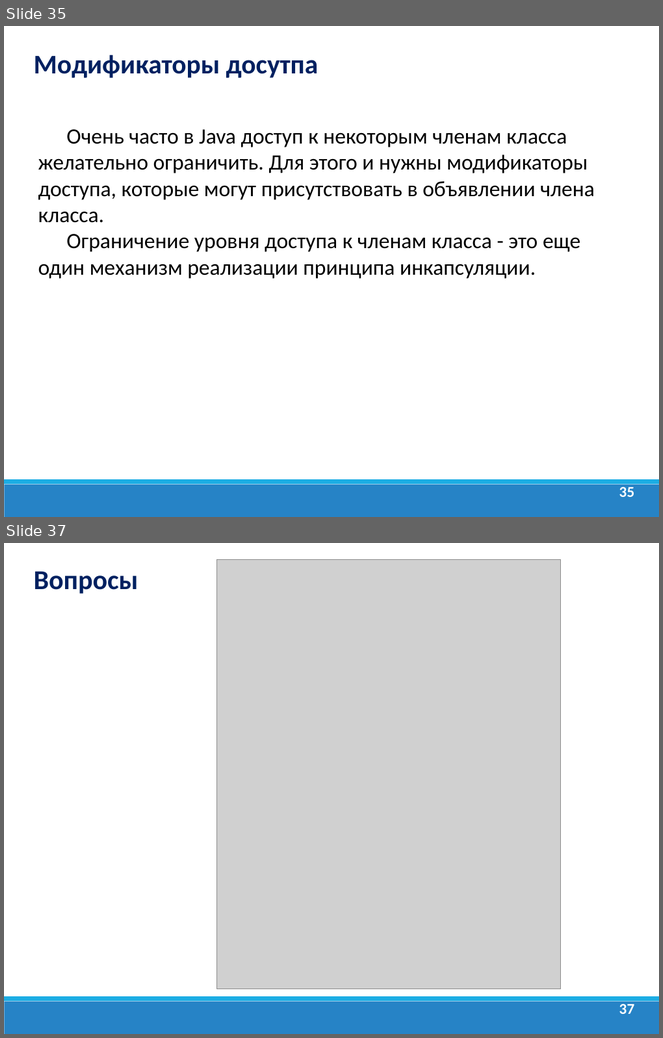
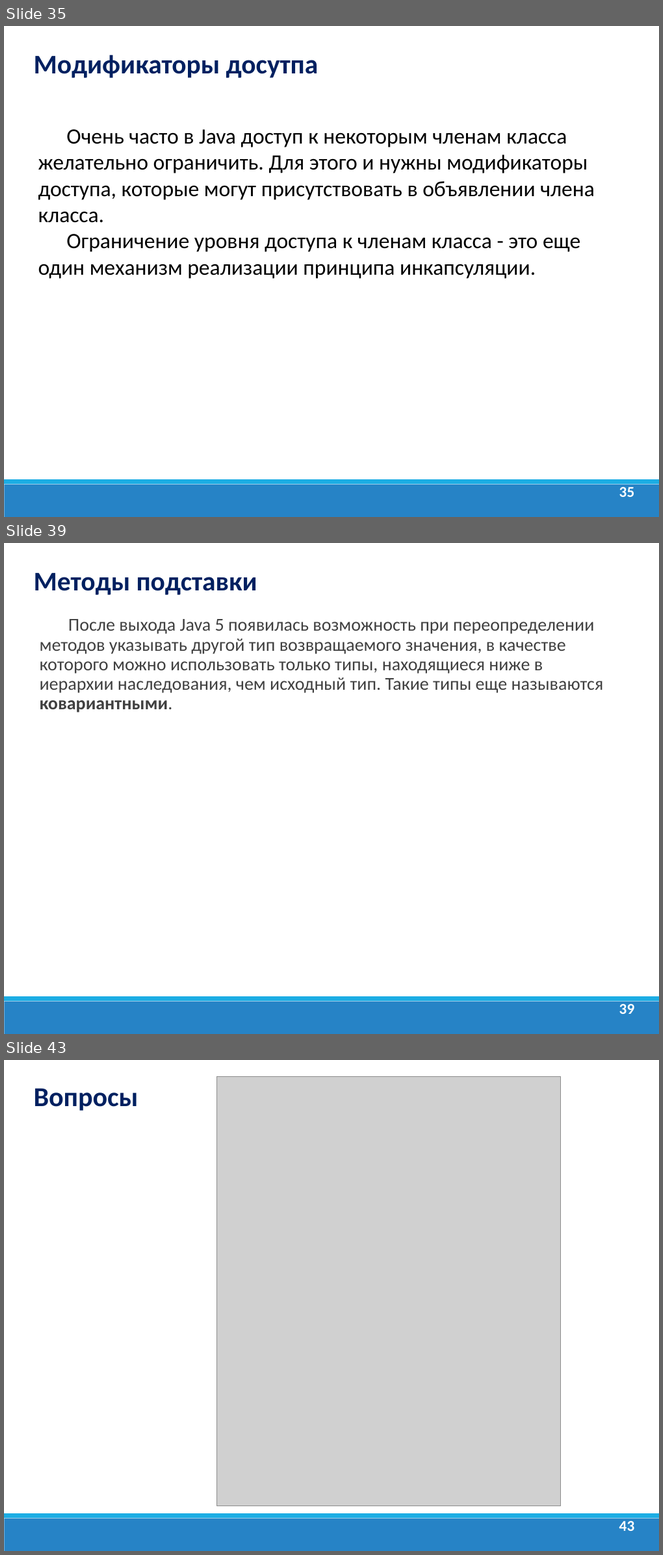
Before and after one commit to dmitry-academy/academy_5220, a slide deck: academy5220/resources/presentations/Java Lection 7. ООП.ppt. Shown one above the other, each under a label of ours: slides 35 and 37 before the commit, slides 35, 39 and 43 after it; the slides between them are not shown. The pictures are 663x1038 and 663x1555 pixels, drawn with LibreOffice and Linux fonts; fonts in the diff are those of the drawing; grey boxes stand for pictures; background and template pictures are left out. Boxes give left, top, right and bottom in pixels: in the first picture for what was removed or moved away, otherwise in the second. Text is boxed around its words. In the diff, an @@ line names an element or a change of style, - is before the commit and + after.

```diff
--- a/academy5220/resources/presentations/Java Lection 7. ООП.ppt
+++ b/academy5220/resources/presentations/Java Lection 7. ООП.ppt
@@ slide 39 added at box(4, 543, 659, 1034), background #FFFFFF; not listed: 2 template elements that a slide beside it also shows @@
@@ text added at box(34, 573, 258, 595), 29.6 pt, text #002060, bold @@
+Методы подставки
@@ text added at box(40, 619, 604, 713), 20 pt, text #404040 @@
+После выхода Java 5 появилась возможность при переопределении методов указывать другой тип возвращаемого значения, в качестве которого можно использовать только типы, находящиеся ниже в иерархии наследования, чем исходный тип. Такие типы еще называются ковариантными.
@@ page number added at box(620, 1004, 635, 1014), 16.6 pt, text #FFFFFF, bold @@
+39
@@ what was slide 37 is now slide 43 @@
@@ page number at box(620, 1521, 635, 1531): text changed @@
-37
+43
```
Also in this commit, not shown: 2 slides changed, 5 other slides added, 11 other files.
